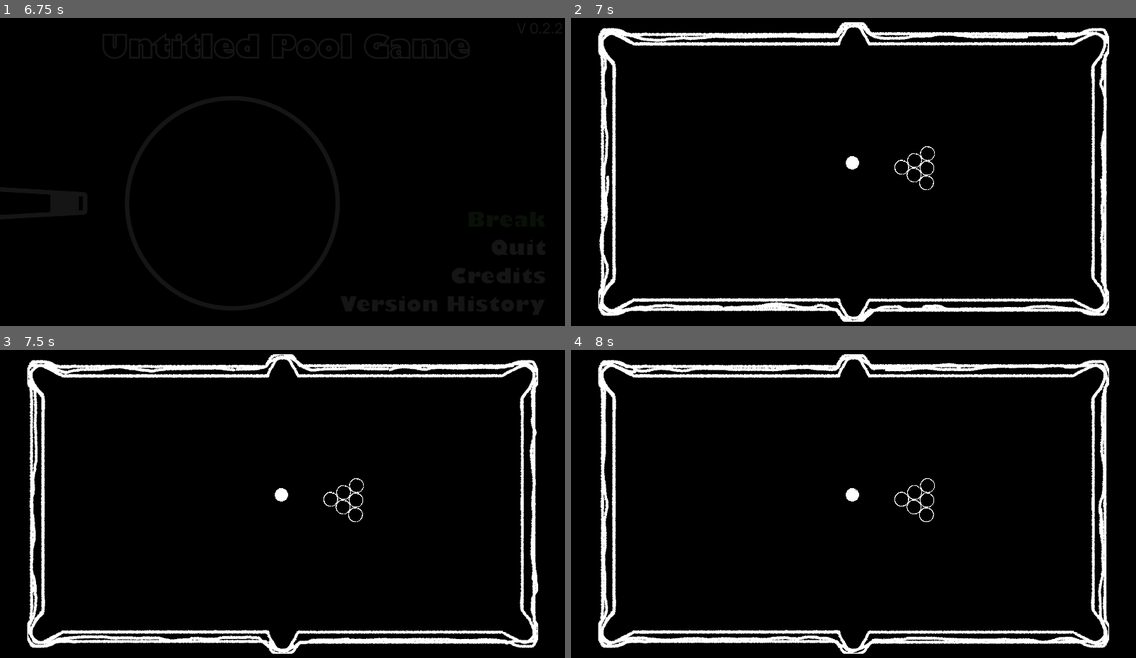
Above: before the commit, frames 1-4 (two rows, left to right).
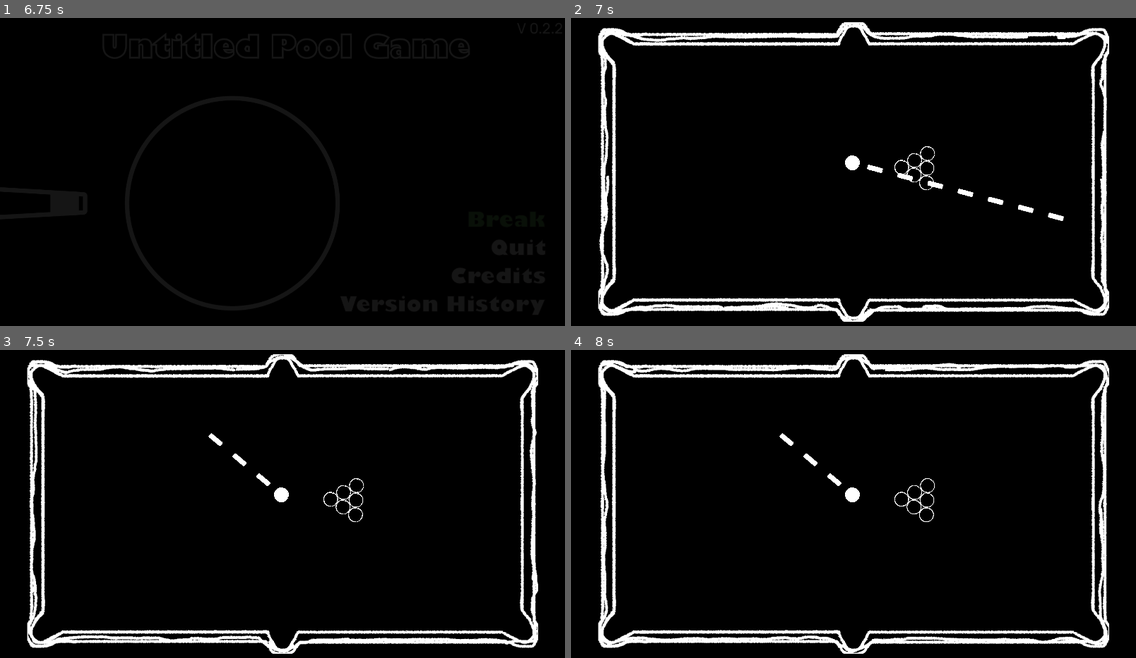
Above: after the commit, the same moments.

Repository: Muirotidua/IMGD1001-Project
Game: Godot game, scene res://scenes/splash_screen.tscn
Two runs of this game, one before a commit and one after it. Both use one fixed random seed, a clock stepped at 60 frames per second and the inputs below.
Inputs (mouse positions are in pixels of both pictures, inside the frame that each line leads up to):
- Up to frame 1 (6.75 s): move the mouse to (406, 156) at 0.52 s; hold Space (ball_hit) 0.53-1.28 s; move the mouse to (169, 187) at 1.27 s; tap one key every 0.75 s from 1.35 s: I (print_info) Backspace (rewind_shot) Space (ball_hit) I (print_info) Backspace (rewind_shot); move the mouse to (339, 101) at 2.02 s; move the mouse to (254, 233) at 2.77 s; move the mouse to (452, 218) at 3.52 s; move the mouse to (113, 122) at 4.27 s; move the mouse to (310, 172) at 5.02 s; hold Space (ball_hit) 5.03-5.75 s; click (508, 221) at 5.75 s; click (508, 221) at 6.5 s
- Up to frame 2 (7 s): no input
- Up to frame 3 (7.5 s): move the mouse to (197, 423) at 7.27 s; tap I (print_info) at 7.35 s
- Up to frame 4 (8 s): no input

Frame 1 is identical in both runs. In frame 2, 0.3% of the frame differs, in the area x 48-88%, y 44-66%; in frame 3, 0.2%; in frame 4, 0.2%.
Error before the commit: Parse Error: Identifier "dls" not declared in the current scope. (res://scripts/cue_ball.gd:40)

Commit message:
renamed one variable to correct name

Diff:
--- a/scripts/cue_ball.gd
+++ b/scripts/cue_ball.gd
@@ -37,7 +37,7 @@
 	var direction = global_position.direction_to(get_global_mouse_position())
 	var s = global_position.distance_to(get_global_mouse_position())
 	if !inmotion || infinite_shots:
-		apply_central_impulse(direction * dls * s)
+		apply_central_impulse(direction * lm * s)
 		await get_tree().create_timer(1).timeout
 		#inmotion = true
 		shot_count += 1 # no ++ operator :(
Not shown: 1 places in scenes/level_one.tscn that only renumber resources
Not shown, added: scenes/level_template.tscn6342035946.tmp
Not shown, added: scenes/level_template.tscn6347622752.tmp
Not shown, added: scenes/level_template.tscn6486785181.tmp
